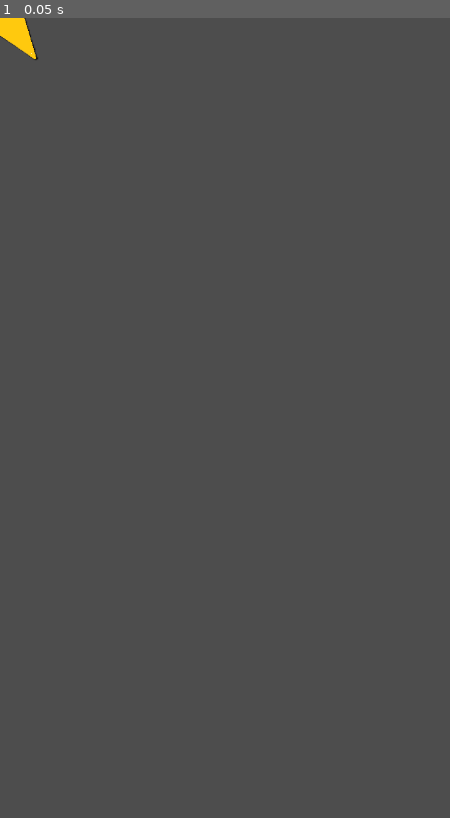
Above: before the commit, frame 1.
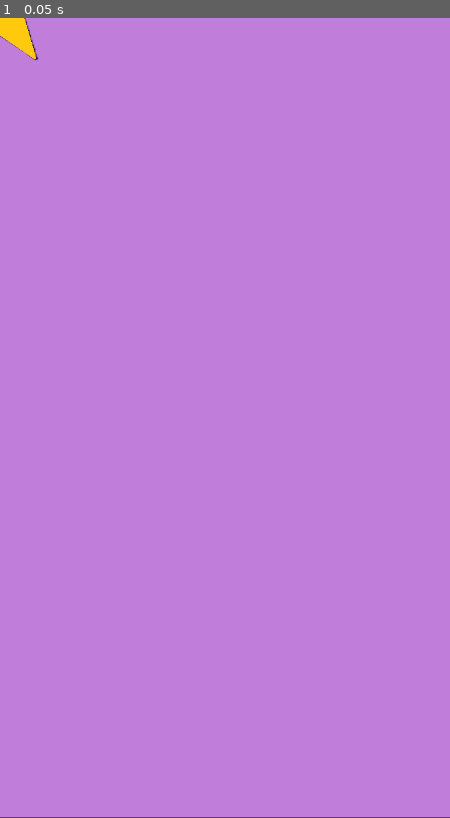
Above: after the commit, the same moment.

Repository: OllieL1/GUTS-T35
Game: Godot game, scene res://level.tscn
The game is run twice, just before and just after one commit, with the same random seed, the same clock (stepped at 60 frames per second) and the same inputs. The project has no main scene, so this scene is started directly.
Inputs:
- Up to frame 1 (0.05 s): no input

The runs differ from the first frame. In frame 1, 100% of the frame differs, in the area x 0-100%, y 0-100%.

Commit message:
background inital

Diff:
--- a/switch/background.tscn
+++ b/switch/background.tscn
@@ -1,6 +1,13 @@
-[gd_scene load_steps=2 format=3 uid="uid://bxdhrc0kedekp"]
+[gd_scene load_steps=2 format=3 uid="uid://dls6k7r5dkxcp"]
 
 [ext_resource type="Script" path="res://scripts/background.gd" id="1_gx55j"]
 
 [node name="Background" type="Node2D"]
 script = ExtResource("1_gx55j")
+metadata/_edit_vertical_guides_ = [720.0]
+metadata/_edit_horizontal_guides_ = [1299.0]
+
+[node name="ColorRect" type="ColorRect" parent="."]
+offset_right = 720.0
+offset_bottom = 1279.0
+color = Color(0.752777, 0.49194, 0.85536, 1)
--- a/switch/level.tscn
+++ b/switch/level.tscn
@@ -1,18 +1,16 @@
-[gd_scene load_steps=7 format=3 uid="uid://7tylxvfamqde"]
+[gd_scene load_steps=7 format=3 uid="uid://cc3ne42fyol7d"]
 
-[ext_resource type="PackedScene" uid="uid://61jjvb3yujfk" path="res://player.tscn" id="1_0s2yp"]
+[ext_resource type="PackedScene" uid="uid://pplf3j4ynokc" path="res://player.tscn" id="1_0s2yp"]
 [ext_resource type="Script" path="res://scripts/level.gd" id="1_mhqcc"]
-[ext_resource type="PackedScene" uid="uid://bxdhrc0kedekp" path="res://background.tscn" id="1_pab6f"]
-[ext_resource type="PackedScene" uid="uid://djm33ltide0rx" path="res://obstacle.tscn" id="2_mr6sg"]
-[ext_resource type="PackedScene" uid="uid://cy1qe65gcd50k" path="res://power_up.tscn" id="4_mmiyr"]
-[ext_resource type="PackedScene" uid="uid://dqfs6manslryo" path="res://music.tscn" id="5_j4qqt"]
+[ext_resource type="PackedScene" uid="uid://dls6k7r5dkxcp" path="res://background.tscn" id="1_pab6f"]
+[ext_resource type="PackedScene" uid="uid://byd7v6ypku8m4" path="res://obstacle.tscn" id="2_mr6sg"]
+[ext_resource type="PackedScene" path="res://power_up.tscn" id="4_mmiyr"]
+[ext_resource type="PackedScene" path="res://music.tscn" id="5_j4qqt"]
 
 [node name="Level" type="Node2D"]
 script = ExtResource("1_mhqcc")
 
 [node name="Background" parent="." instance=ExtResource("1_pab6f")]
-position = Vector2(493, 302)
-scale = Vector2(0.5, 0.5)
 
 [node name="Obstacle" parent="." instance=ExtResource("2_mr6sg")]
 
